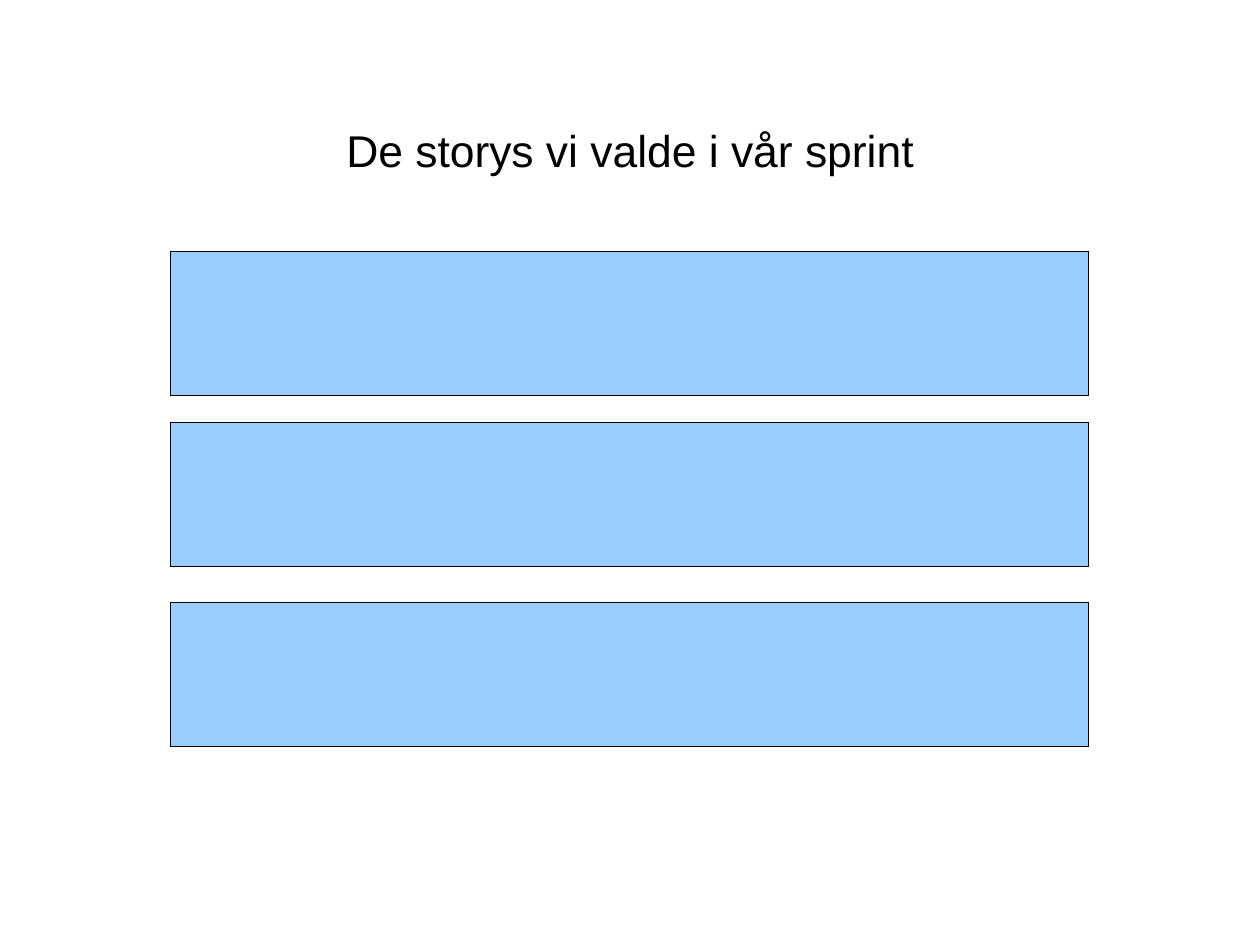
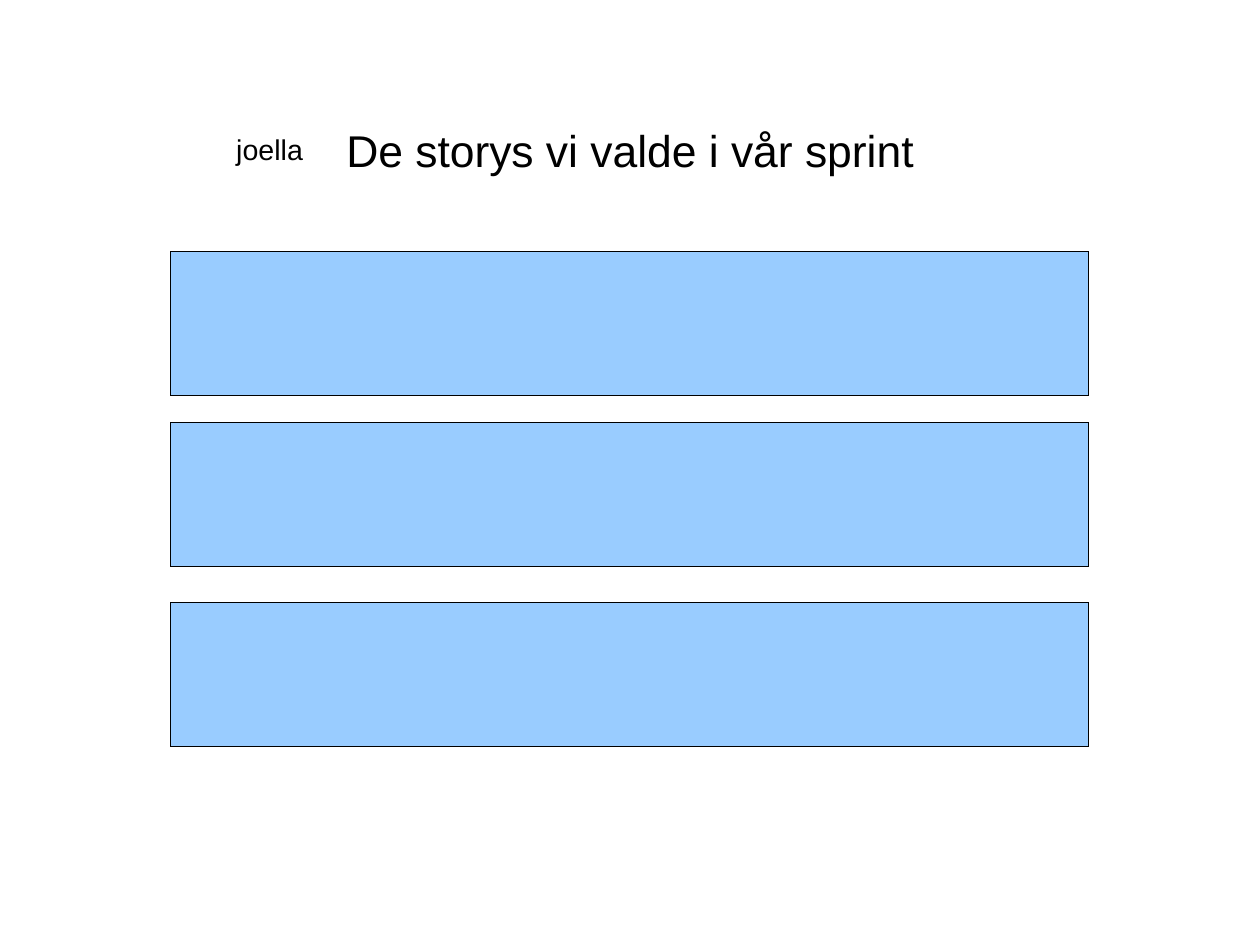
Before and after one commit to Hanicef/teamsassy, a slide deck: slide 2 of documents/Presentation.odp. Drawn at 1260x945 pixels with LibreOffice and Linux fonts; fonts in the diff are those of the drawing. Boxes give left, top, right and bottom in pixels: in the first picture for what was removed or moved away, otherwise in the second. Text is boxed around its words. In the diff, an @@ line names an element or a change of style, - is before the commit and + after.

```diff
--- a/documents/Presentation.odp
+++ b/documents/Presentation.odp
@@ text added at bbox=[236, 139, 303, 165], 18 pt, text #000000 @@
+joella
```
Also in this commit, not shown: 4 other slides changed, 5 slides added, 2 slides removed.
